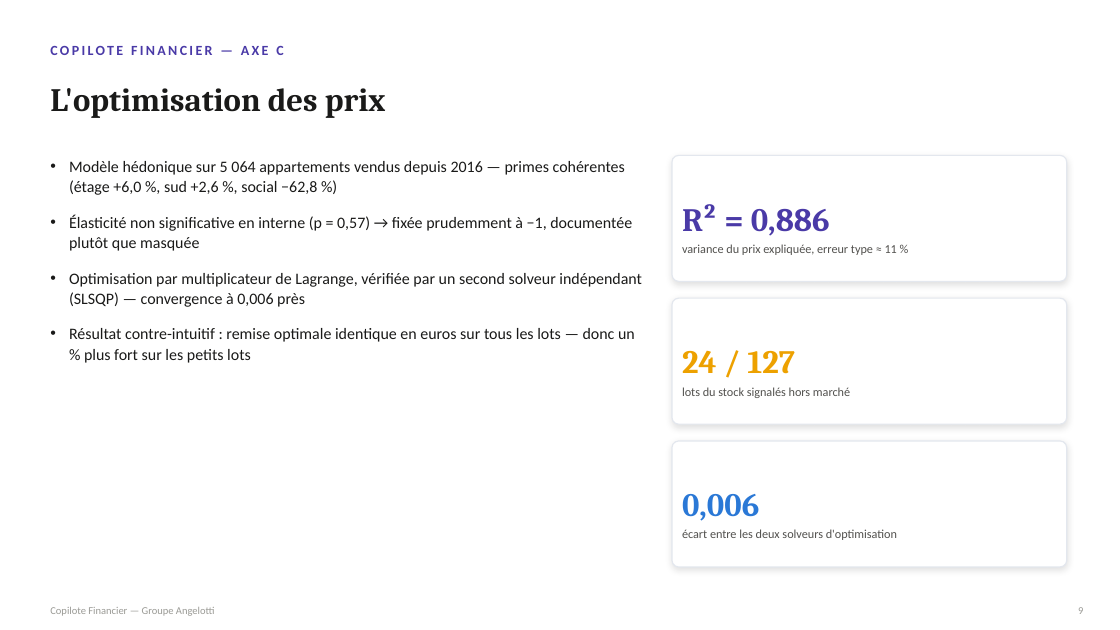
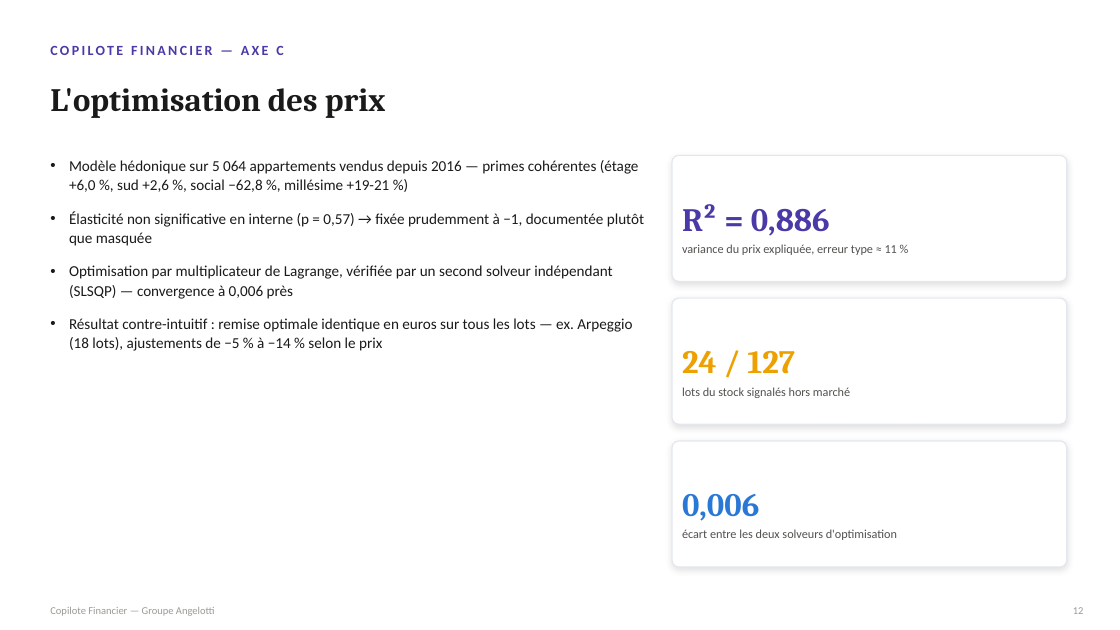
Before and after one commit to yzasmin/MemoireM2S2, a slide deck: slide 12 of soutenance_copilote_financier.pptx (slide 9 before the commit). Drawn at 1120x630 pixels with LibreOffice and Linux fonts; fonts in the diff are those of the drawing. Boxes give left, top, right and bottom in pixels: in the first picture for what was removed or moved away, otherwise in the second. Text is boxed around its words. In the diff, an @@ line names an element or a change of style, - is before the commit and + after.

```diff
--- a/soutenance_copilote_financier.pptx
+++ b/soutenance_copilote_financier.pptx
@@ text at (x1=69, y1=160, x2=639, y2=192): text changed; size 13.7 to 13 pt @@
-• Modèle hédonique sur 5 064 appartements vendus depuis 2016 — primes cohérentes (étage +6,0 %, sud +2,6 %, social −62,8 %)
+• Modèle hédonique sur 5 064 appartements vendus depuis 2016 — primes cohérentes (étage +6,0 %, sud +2,6 %, social −62,8 %, millésime +19-21 %)
@@ text at (x1=69, y1=211, x2=644, y2=299): size 13.7 to 13 pt in "Élasticité non significative en interne (p = ...", "Optimisation par multiplicateur de Lagrange, vérifiée par ..."; less space between paragraphs @@
@@ text at (x1=69, y1=318, x2=632, y2=351): text changed; size 13.7 to 13 pt @@
-• Résultat contre-intuitif : remise optimale identique en euros sur tous les lots — donc un % plus fort sur les petits lots
+• Résultat contre-intuitif : remise optimale identique en euros sur tous les lots — ex. Arpeggio (18 lots), ajustements de −5 % à −14 % selon le prix
@@ text at (x1=1073, y1=607, x2=1084, y2=614): text changed @@
-9
+12
```
Also in this commit, not shown: 9 other slides changed, 4 slides added, 1 slide removed, 3 other files.
